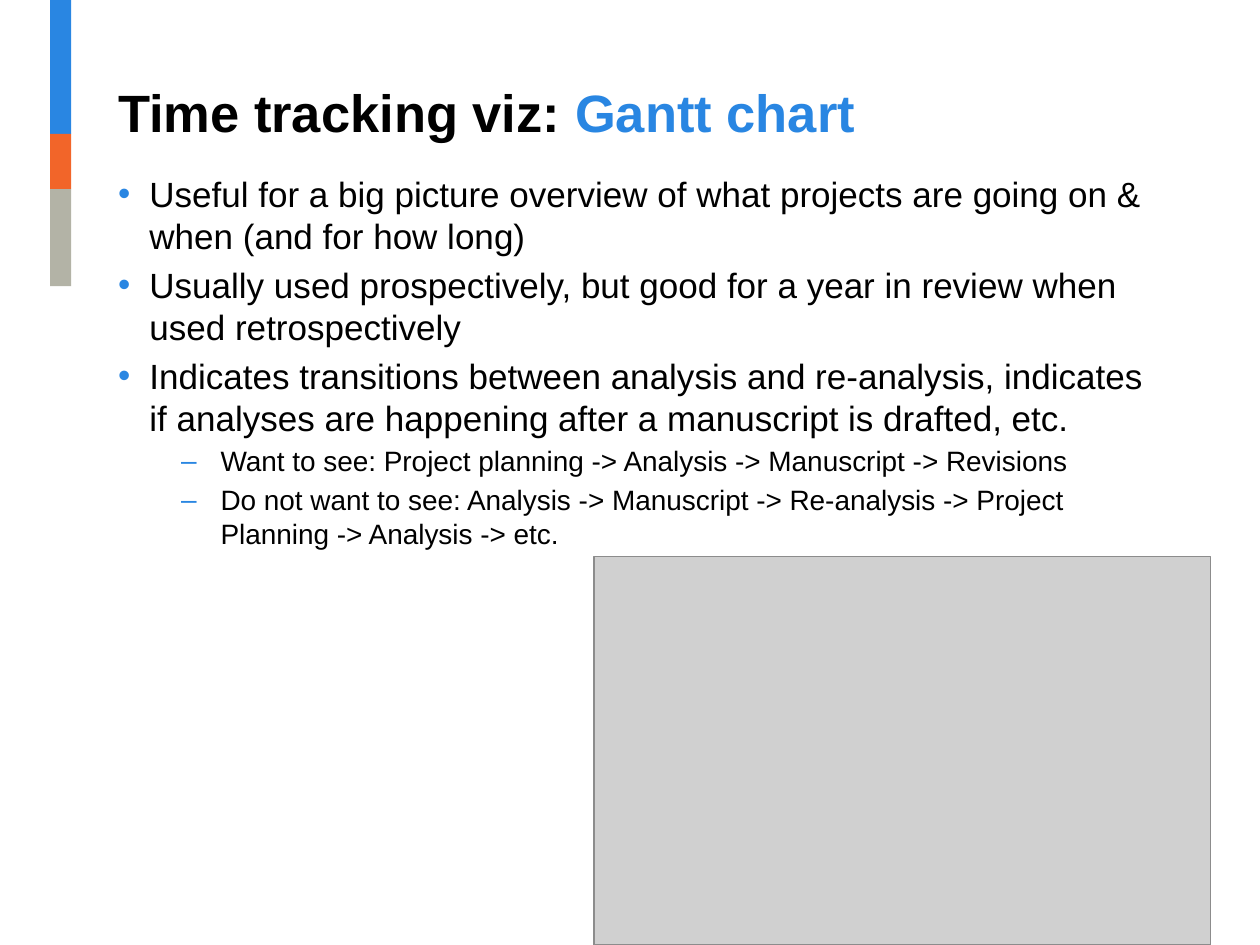
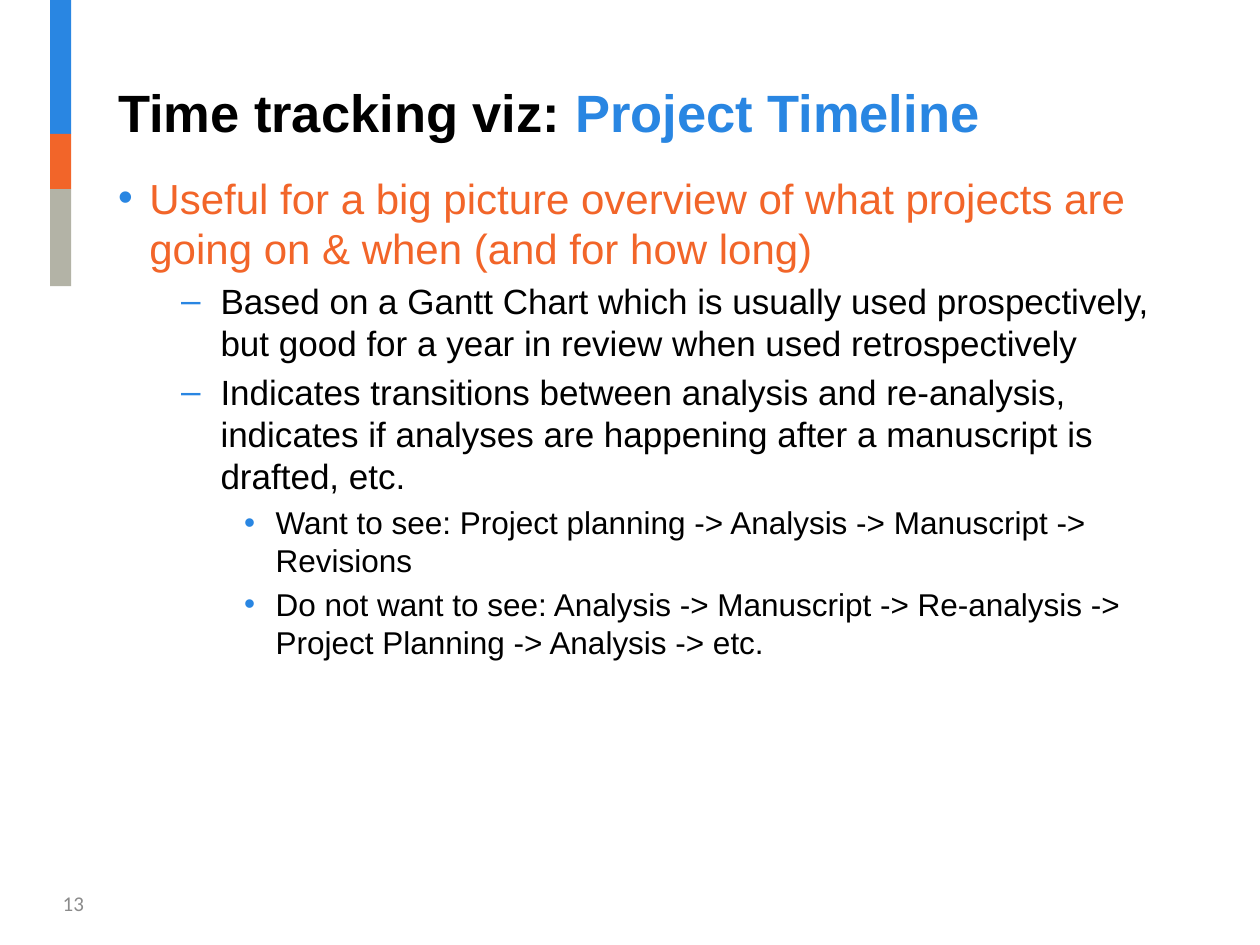
Before and after one commit to jalavery/timetrackR, a slide deck: slide 13 of RLadies timetrackR Presentation.pptx (slide 9 before the commit). Drawn at 1260x945 pixels with LibreOffice and Linux fonts; fonts in the diff are those of the drawing; grey boxes stand for pictures; background and template pictures are left out. Boxes give left, top, right and bottom in pixels: in the first picture for what was removed or moved away, otherwise in the second. Text is boxed around its words. In the diff, an @@ line names an element or a change of style, - is before the commit and + after.

Commit message:
clean up project folder

```diff
--- a/RLadies timetrackR Presentation.pptx
+++ b/RLadies timetrackR Presentation.pptx
@@ title at [118,94,979,143]: text changed @@
-Time tracking viz: Gantt chart
+Time tracking viz: Project Timeline
@@ text at [149,183,1125,660]: size 20 to 24 pt, text colour #000000 to #F26529 in "Useful for a big picture overview of ..."; size 16 to 18 pt in "Want to see: Project planning -> Analysis ...", "Do not want to see: Analysis -> ..."; bullet • to –; list level 1 to 2 in "Indicates transitions between analysis and ..."; bullet – to •; list level 2 to 3 in "Want to see: Project planning ..."; list level 2 to 3 in "Do not want to see: ..." @@
@@ text at [220,288,1149,363]: text changed @@
-• Usually used prospectively, but good for a year in review when used retrospectively
+  – Based on a Gantt Chart which is usually used prospectively, but good for a year in review when used retrospectively
@@ picture removed at [595,556,1211,945] @@
@@ page number added at [63,897,84,911], 12 pt, text #8C8C8C @@
+13
```
Also in this commit, not shown: 26 other slides changed, 7 slides added, 10 slides removed, 13 other files.
